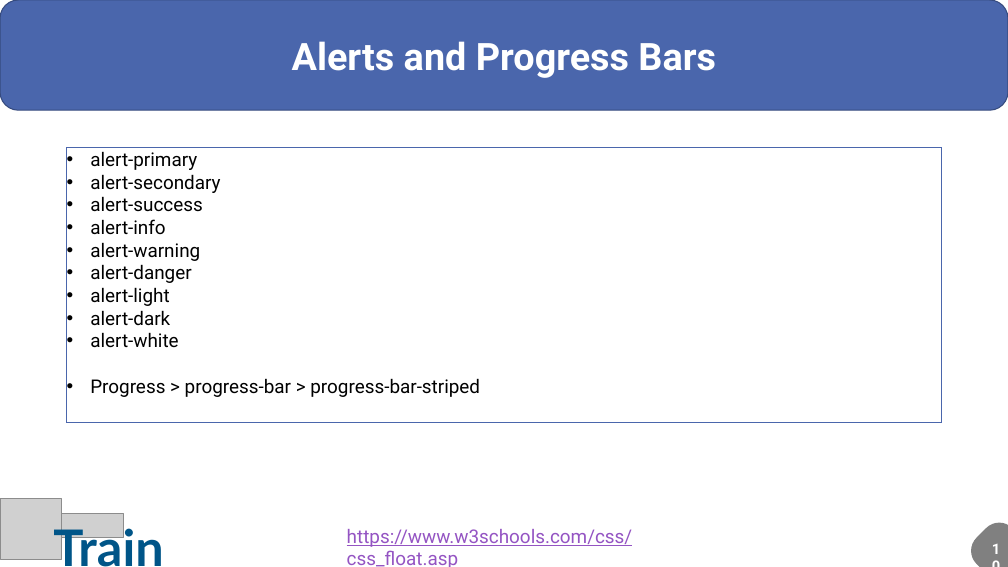
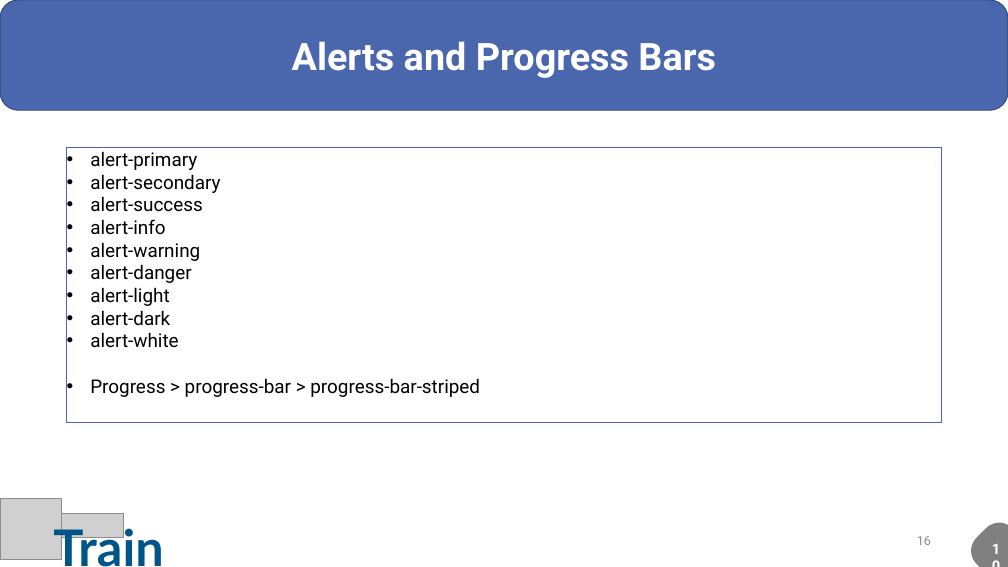
Before and after one commit to sesh86/HTML_CSS, a slide deck: slide 16 of iTrain - Bootstrap.pptx. Drawn at 1008x567 pixels with LibreOffice and Linux fonts; fonts in the diff are those of the drawing; grey boxes stand for pictures. Boxes give left, top, right and bottom in pixels: in the first picture for what was removed or moved away, otherwise in the second. Text is boxed around its words. In the diff, an @@ line names an element or a change of style, - is before the commit and + after.

```diff
--- a/iTrain - Bootstrap.pptx
+++ b/iTrain - Bootstrap.pptx
@@ text removed at box(347, 529, 633, 567) @@
-https://www.w3schools.com/css/css_float.asp
@@ page number added at box(917, 536, 931, 545), 12 pt, text #8C8C8C @@
+16
```
Also in this commit, not shown: 17 other slides changed, 1 slide added, 29 other files.
